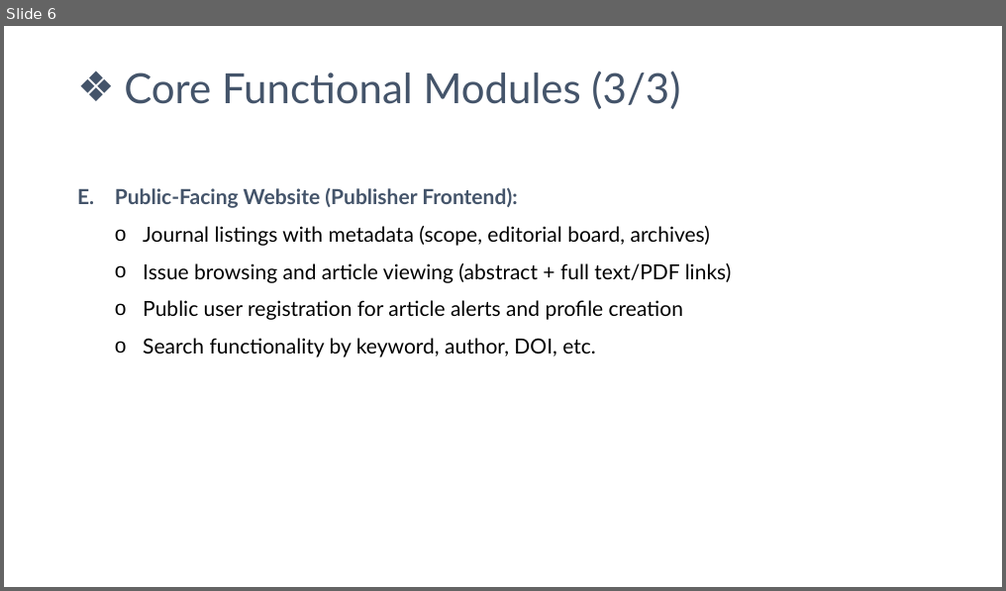
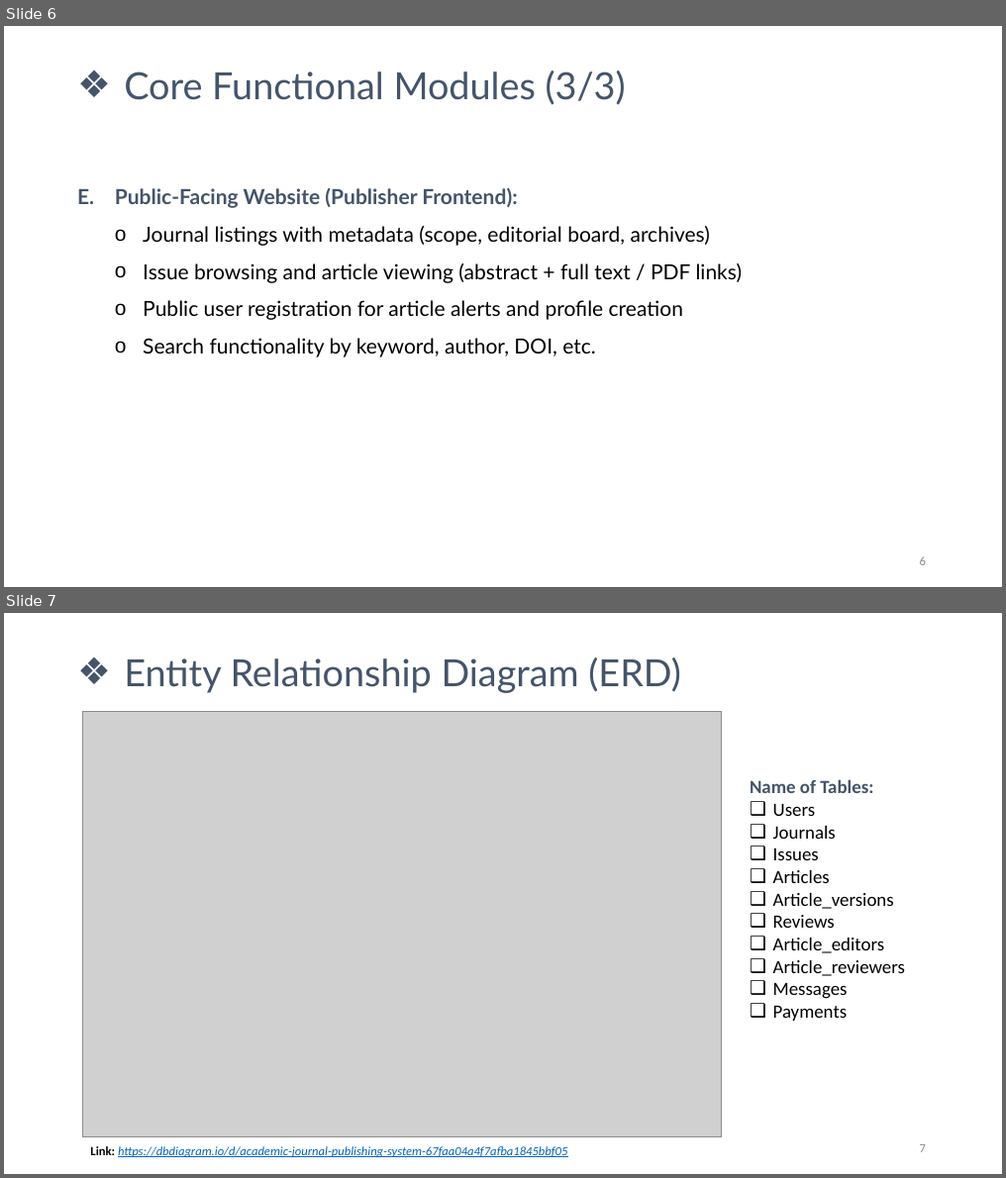
Before and after one commit to sajal48/isdb-academic-journal-publishing-system-angular-springboot-postgresql, a slide deck: Presentation Slides/1285464_Academic_Journal_Publication_System.pptx. Shown one above the other, each under a label of ours: slide 6 before the commit, slides 6 and 7 after it. The pictures are 1006x591 and 1006x1178 pixels, drawn with LibreOffice and Linux fonts; fonts in the diff are those of the drawing; grey boxes stand for pictures; background and template pictures are left out. Boxes give left, top, right and bottom in pixels: in the first picture for what was removed or moved away, otherwise in the second. Text is boxed around its words. In the diff, an @@ line names an element or a change of style, - is before the commit and + after.

Commit message:
ppt updated and homepage design slightly modified

```diff
--- a/Presentation Slides/1285464_Academic_Journal_Publication_System.pptx
+++ b/Presentation Slides/1285464_Academic_Journal_Publication_System.pptx
@@ slide 7 added at <box>4,613,1002,1174</box>, background picture (left out) @@
@@ text added at <box>124,658,681,693</box>, 36 pt, text #44546A @@
+❖ Entity Relationship Diagram (ERD)
@@ picture added at <box>82,711,721,1138</box> @@
@@ text added at <box>749,779,905,1021</box>, 18 pt, text #000000 @@
+Name of Tables:
+❑ Users
+❑ Journals
+❑ Issues
+❑ Articles
+❑ Article_versions
+❑ Reviews
+❑ Article_editors
+❑ Article_reviewers
+❑ Messages
+❑ Payments
@@ text added at <box>90,1147,567,1157</box>, 12 pt, text #0563C1, italic, underline @@
+Link: https://dbdiagram.io/d/academic-journal-publishing-system-67faa04a4f7afba1845bbf05
@@ page number added at <box>920,1145,926,1153</box>, 12 pt, text #8C8C8C @@
+7
@@ slide 6 changed as well @@
@@ text "Core Functional Modules (3/3)" at <box>124,71,626,105</box>: size 40 to 36 pt @@
@@ text at <box>143,264,743,283</box>: spaces changed @@
-  o Issue browsing and article viewing (abstract + full text/PDF links)
+  o Issue browsing and article viewing (abstract + full text / PDF links)
@@ page number added at <box>920,557,926,566</box>, 12 pt, text #8C8C8C @@
+6
```
Also in this commit, not shown: 5 other slides changed, 2 other files.
